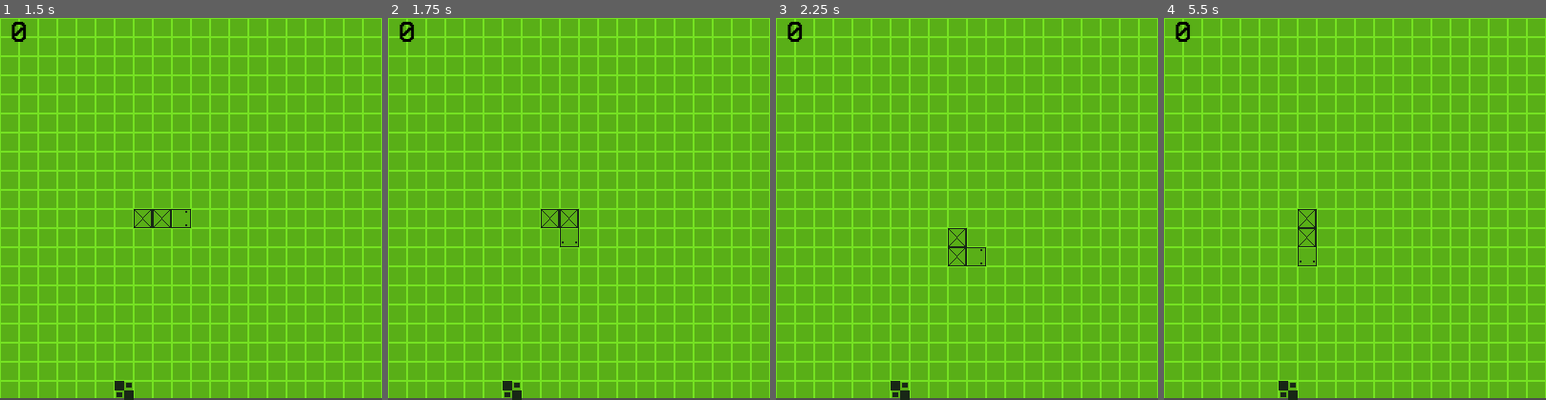
Above: before the commit, frames 1-4 (left to right).
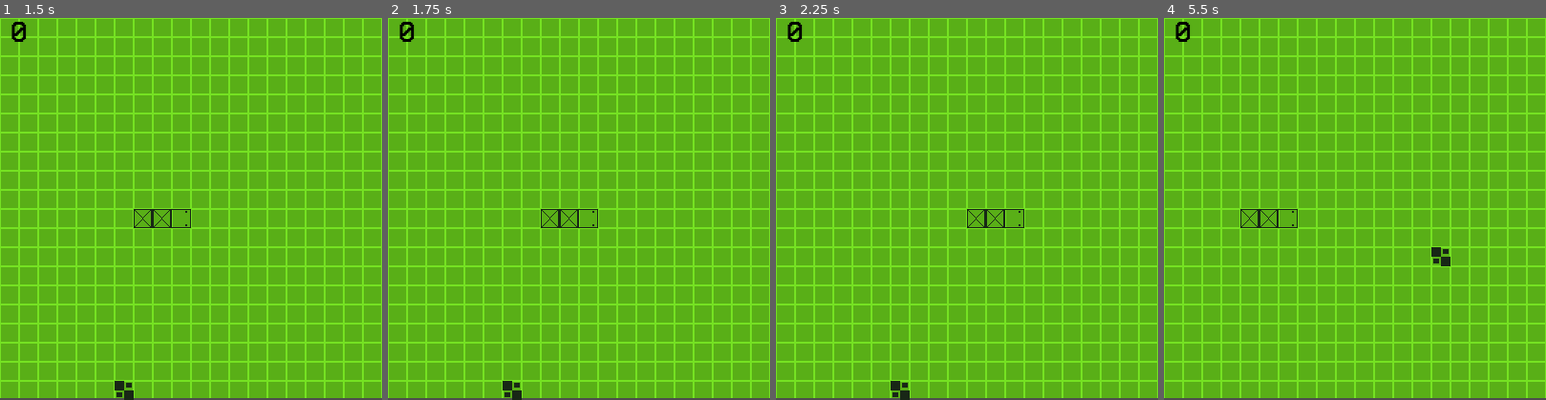
Above: after the commit, the same moments.

Repository: adrianofelix019/retro-snake-game
Game: Godot game, scene res://scenes/main_game.tscn
Same seed, same stepped clock (60 frames per second), same inputs: the game is played once before the commit and once after it. Sound files missing from this copy of the repository are replaced by a short silence.
Inputs:
- Up to frame 1 (1.5 s): hold Right (ui_right) 0.53-1.28 s; hold Down (ui_down) from 1.28 s (still down)
- Up to frame 2 (1.75 s): keep holding Down (ui_down)
- Up to frame 3 (2.25 s): release Down (ui_down) at 2.03 s; hold Right (ui_right) from 2.03 s (still down)
- Up to frame 4 (5.5 s): release Right (ui_right) at 2.78 s; hold Up (ui_up) 2.78-3.53 s; hold Left (ui_left) 3.53-5.03 s; hold Down (ui_down) from 5.03 s (still down)

Frame 1 is identical in both runs. In frame 2, less than 0.1% of the frame differs, in the area x 45-55%, y 50-60%; in frame 3, 0.4%; in frame 4, 0.7%, in the area x 20-75%, y 50-100%.

Commit message:
fix suicide

Diff:
--- a/scripts/main_game.gd
+++ b/scripts/main_game.gd
@@ -19,6 +19,7 @@
 	UP = TileSetAtlasSource.TRANSFORM_TRANSPOSE | TileSetAtlasSource.TRANSFORM_FLIP_V,
 }
 var score := 0
+var direction_changed := false
 
 
 func _ready() -> void:
@@ -29,6 +30,7 @@
 	draw_apple()
 	move_snake()
 	draw_snake()
+	direction_changed = false
 
 
 func draw_snake() -> void:
@@ -157,6 +159,8 @@
 
 
 func _input(_event: InputEvent) -> void:
+	if direction_changed:
+		return
 	if Input.is_action_just_pressed("ui_up") and is_valid_move(Vector2i.UP):
 		snake_direction = Vector2i.UP
 	if Input.is_action_just_pressed("ui_right") and is_valid_move(Vector2i.RIGHT):
@@ -165,6 +169,7 @@
 		snake_direction = Vector2i.DOWN
 	if Input.is_action_just_pressed("ui_left") and is_valid_move(Vector2i.LEFT):
 		snake_direction = Vector2i.LEFT
+	direction_changed = true
 
 
 func _on_death_sound_finished() -> void:
